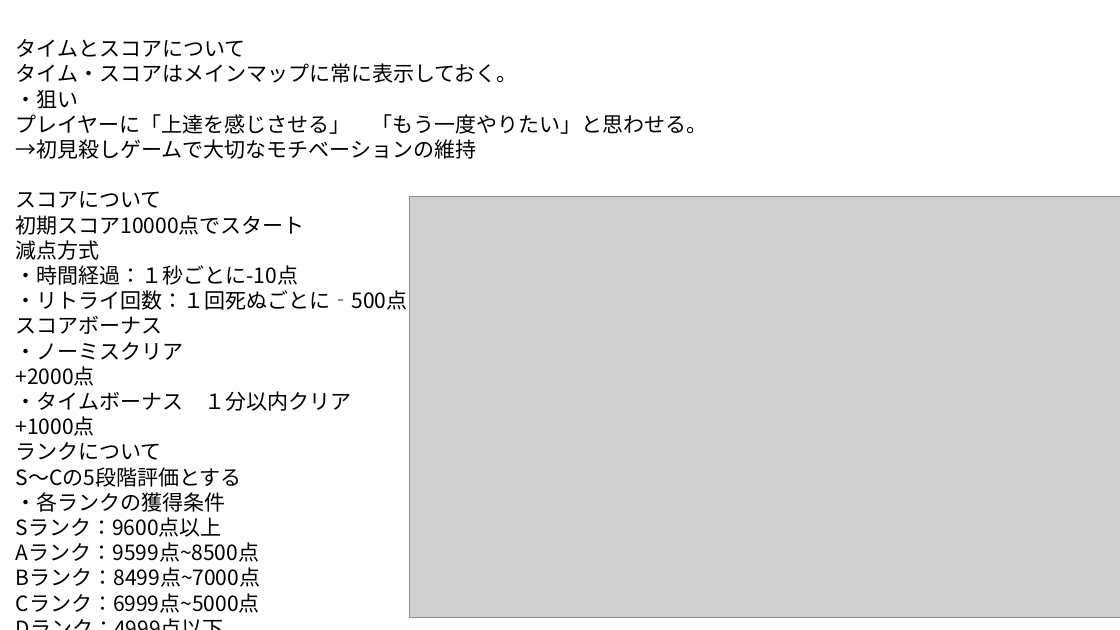
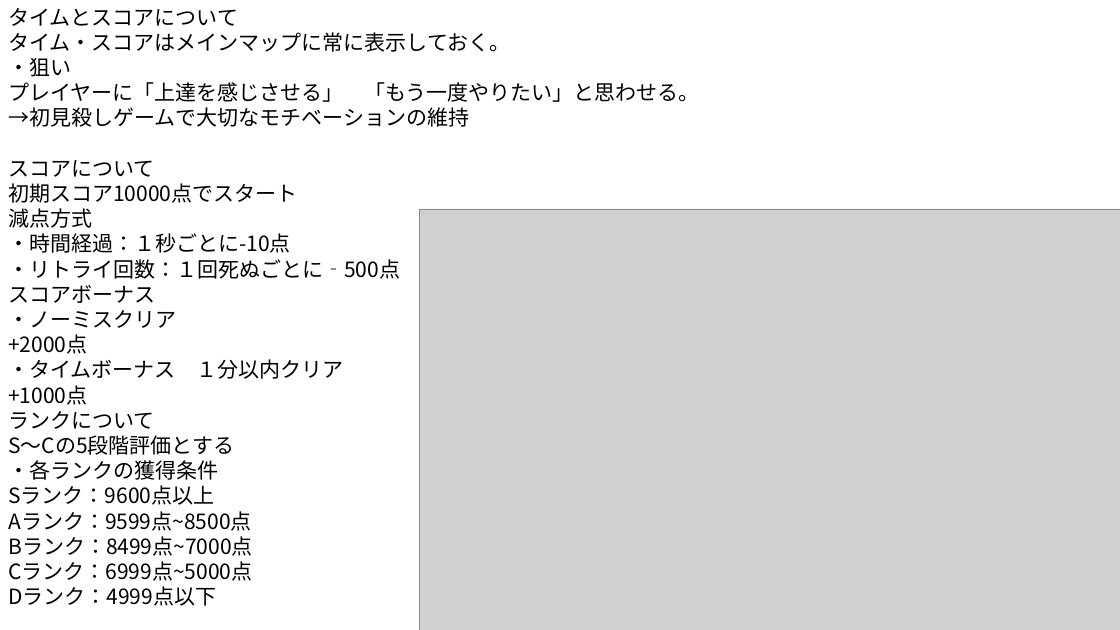
Before and after one commit to Cucumberrole/OmaenihaMuri_C2, a slide deck: slide 2 of Document/新規トラップ案 1.pptx. Drawn at 1120x630 pixels with LibreOffice and Linux fonts; fonts in the diff are those of the drawing; grey boxes stand for pictures. Boxes give left, top, right and bottom in pixels: in the first picture for what was removed or moved away, otherwise in the second. Text is boxed around its words. In the diff, an @@ line names an element or a change of style, - is before the commit and + after.

Commit message:
バグってたので、もう一回書き直しました。

```diff
--- a/Document/新規トラップ案 1.pptx
+++ b/Document/新規トラップ案 1.pptx
@@ text "タイムとスコアについて" rewrapped from box(16, 39, 707, 613) to box(8, 8, 700, 606) @@
@@ picture: place and size @@
-picture at box(410, 197, 1120, 618)
+picture at box(420, 209, 1120, 630)
```
Also in this commit, not shown: 5 other slides changed, 8 other files.
